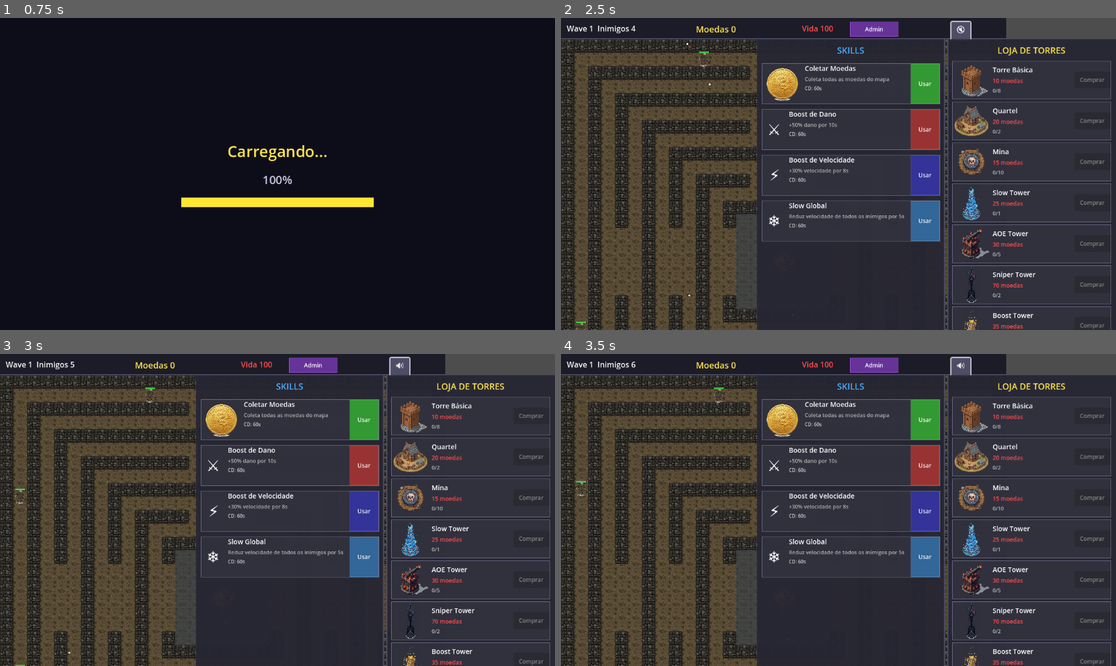
Above: before the commit, frames 1-4 (two rows, left to right).
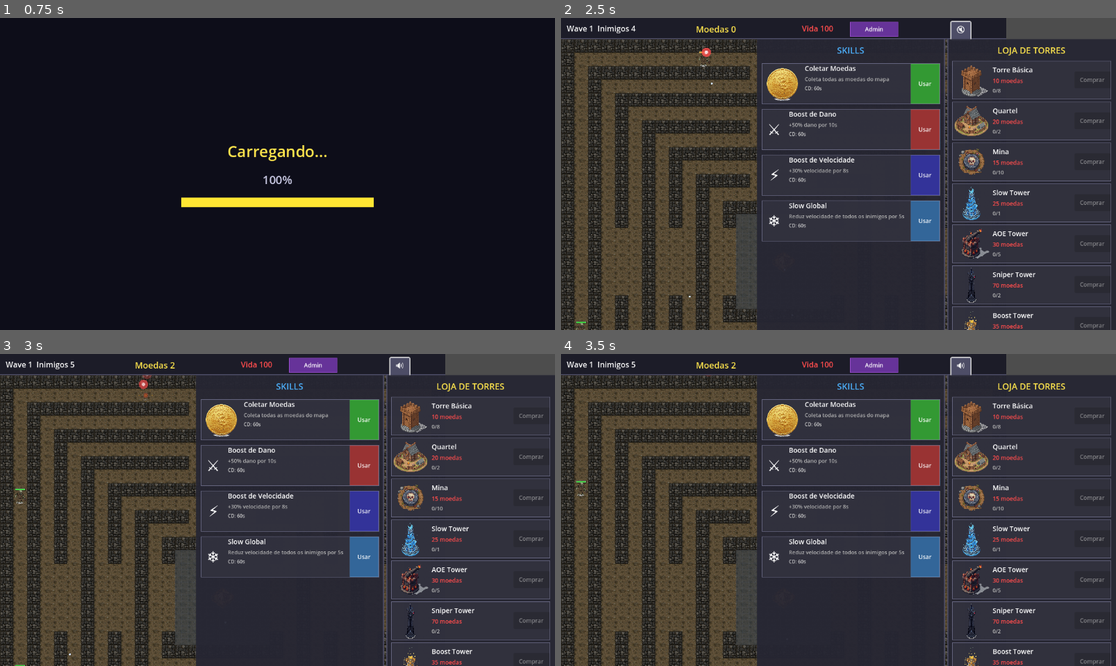
Above: after the commit, the same moments.

Repository: rubens-rangel/TD-game-project
Game: Godot game, scene res://scenes/Menu.tscn
The game is run twice, just before and just after one commit, with the same random seed, the same clock (stepped at 60 frames per second) and the same inputs.
Inputs:
- Up to frame 1 (0.75 s): click "Jogar" at 0.5 s
- Up to frame 2 (2.5 s): click "Admin" at 1.25 s; click "🔊" at 2 s
- Up to frame 3 (3 s): click "🔇" at 2.75 s
- Up to frame 4 (3.5 s): no input

Frame 1 is identical in both runs. In frame 2, less than 0.1% of the frame differs, in the area x 22-28%, y 8-90%; in frame 3, 0.1%, in the area x 12-32%, y 2-97%; in frame 4, less than 0.1%.

Commit message:
fix grid, tenda

Diff:
--- a/godot/scripts/Game.gd
+++ b/godot/scripts/Game.gd
@@ -1210,11 +1210,12 @@
 		var x = base_left + float(gx) * grid_size_px
 		draw_line(Vector2(x, base_top), Vector2(x, base_bottom), Color(0.3,0.32,0.36,0.5), 1.0)
 
-	# Desenhar base/tenda no centro exato - TAMANHO REDUZIDO EM 30%
+	# Desenhar base/tenda no centro exato - reduzir tamanho em 40% (30% anterior + 10% adicional)
 	var bc = grid_manager.tile_center(grid_manager.center.x, grid_manager.center.y)
 	if tex_tent != null:
-		# Tamanho reduzido em 30%: 3x3 tiles * 0.7 = 2.1x2.1 tiles
-		var tent_size_tiles = 3.0 * 0.7  # reduzir 30%
+		# Novo scale: 0.63 (0.7 anterior * 0.9) = redução total de ~37% comparado ao original
+		var tent_scale: float = 0.7 * 0.9
+		var tent_size_tiles = 3.0 * tent_scale
 		var tent_size_pixels = tent_size_tiles * float(GameConstants.TILE_SIZE)
 
 		# Obter dimensões originais da textura
@@ -1241,8 +1242,9 @@
 		draw_texture_rect(tex_tent, Rect2(pos, s), false)
 	else:
 		# Fallback: desenhar retângulo simples (também reduzido em 30%)
-		var tent_half := 3.0 * 0.7 * float(GameConstants.TILE_SIZE) / 2.0
-		draw_rect(Rect2(bc.x - tent_half, bc.y - tent_half, 3.0 * 0.7 * GameConstants.TILE_SIZE, 3.0 * 0.7 * GameConstants.TILE_SIZE), Color(0.9,0.7,0.2))
+		var tent_scale: float = 0.7 * 0.9
+		var tent_half: float = 3.0 * tent_scale * float(GameConstants.TILE_SIZE) / 2.0
+		draw_rect(Rect2(bc.x - tent_half, bc.y - tent_half, 3.0 * tent_scale * GameConstants.TILE_SIZE, 3.0 * tent_scale * GameConstants.TILE_SIZE), Color(0.9,0.7,0.2))
 	# enemies
 	for e in enemies:
 		# barra de vida melhorada (não mostrar se está morrendo)
@@ -2555,7 +2557,7 @@
 			enemy_velocity = dir_to_base.normalized() * enemy.get("speed", GameConstants.ENEMY_BASE_SPEED)
 
 	# Calcular posição futura do inimigo
-	var predicted_pos = enemy_pos + enemy_velocity * time_to_reach * 0.7  # 0.7 é um fator de ajuste para não exagerar
+	var predicted_pos = enemy_pos + enemy_velocity * time_to_reach * 0.8  # 0.8 é um fator de ajuste para não exagerar
 
 	return predicted_pos
 
--- a/godot/scripts/GridManager.gd
+++ b/godot/scripts/GridManager.gd
@@ -138,13 +138,13 @@
 	var base_start_col = center.x - base_half_size
 	var base_start_row = center.y - base_half_size
 
-	# Converter posição do mundo para coordenadas de tile do grid principal
-	var tile_col = int(floor(world_pos.x / GameConstants.TILE_SIZE))
-	var tile_row = int(floor(world_pos.y / GameConstants.TILE_SIZE))
+	# Converter posição do mundo para coordenadas de tile do grid principal (utilizar valores float para precisão)
+	var tile_col = world_pos.x / GameConstants.TILE_SIZE
+	var tile_row = world_pos.y / GameConstants.TILE_SIZE
 
 	# Calcular posição relativa dentro da base (0 a BASE_SIZE_TILES)
-	var relative_col = float(tile_col - base_start_col)
-	var relative_row = float(tile_row - base_start_row)
+	var relative_col = tile_col - float(base_start_col)
+	var relative_row = tile_row - float(base_start_row)
 
 	# Converter para coordenadas do grid interno (15x15)
 	# grid_size_tiles = BASE_SIZE_TILES / BASE_GRID_SIZE = 7 / 15 = 0.466...
Binary file added: godot/assets/images/castle.png
Binary file added: godot/assets/images/house.png
Not shown, added: godot/assets/images/house.png.import
